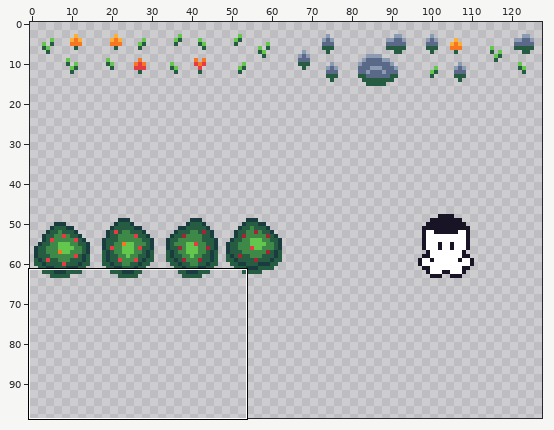
Two versions of one pixel-art file, assets/tiles/ground/decor.aseprite. The first picture is a wide view before the edit; the outline marks the close-up.
Close-up. Before:
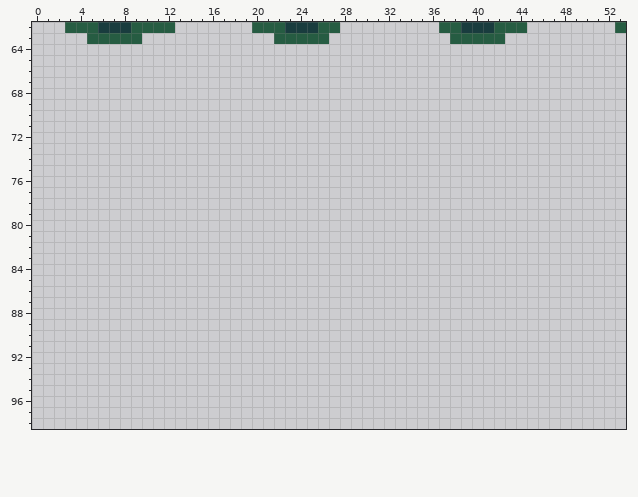
128x128 pixels, 1 frame. Shown: x 0..53, y 62..98. The wide view leaves out empty margins.
After the commit:
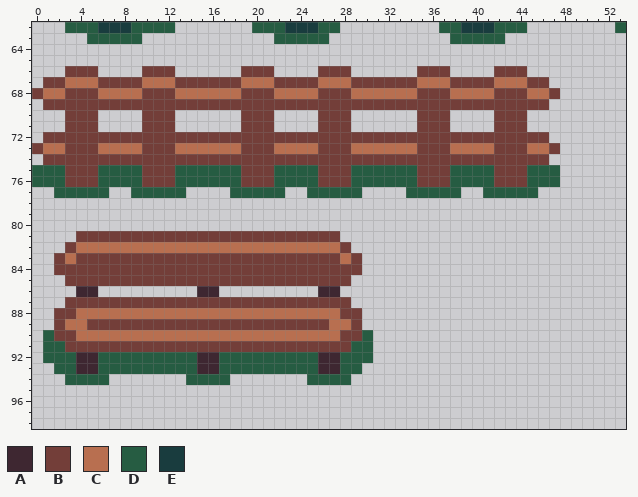
Palette (. is transparent): A #3e2731  B #733e39  C #b86f50  D #265c42  E #193c3e
From old to new:
Changed rows in their new state; - is an unchanged pixel.
Layer "decorations":
first column x 0:
66 ---BBB----BBB------BBB----BBB------BBB----BBB---
67 -BBCCCBBBBCCCBBBBBBCCCBBBBCCCBBBBBBCCCBBBBCCCBB-
68 BCCBBBCCCCBBBCCCCCCBBBCCCCBBBCCCCCCBBBCCCCBBBCCB
69 -BBBBBBBBBBBBBBBBBBBBBBBBBBBBBBBBBBBBBBBBBBBBBB-
70 ---BBB----BBB------BBB----BBB------BBB----BBB---
71 ---BBB----BBB------BBB----BBB------BBB----BBB---
72 -BBBBBBBBBBBBBBBBBBBBBBBBBBBBBBBBBBBBBBBBBBBBBB-
73 BCCBBBCCCCBBBCCCCCCBBBCCCCBBBCCCCCCBBBCCCCBBBCCB
74 -BBBBBBBBBBBBBBBBBBBBBBBBBBBBBBBBBBBBBBBBBBBBBB-
75 DDDBBBDDDDBBBDDDDDDBBBDDDDBBBDDDDDDBBBDDDDBBBDDD
76 DDDBBBDDDDBBBDDDDDDBBBDDDDBBBDDDDDDBBBDDDDBBBDDD
77 --DDDDD--DDDDD----DDDDD--DDDDD----DDDDD--DDDDD--
first column x 1:
81 ---BBBBBBBBBBBBBBBBBBBBBBBB---
82 --BCCCCCCCCCCCCCCCCCCCCCCCCB--
83 -BCBBBBBBBBBBBBBBBBBBBBBBBBCB-
84 -BBBBBBBBBBBBBBBBBBBBBBBBBBBB-
85 --BBBBBBBBBBBBBBBBBBBBBBBBBB--
86 ---AA---------AA---------AA---
87 --BBBBBBBBBBBBBBBBBBBBBBBBBB--
88 -BBCCCCCCCCCCCCCCCCCCCCCCCCBB-
89 -BCCBBBBBBBBBBBBBBBBBBBBBBCCB-
90 DBBCCCCCCCCCCCCCCCCCCCCCCCCBBD
91 DDBBBBBBBBBBBBBBBBBBBBBBBBBBDD
92 DDDAADDDDDDDDDAADDDDDDDDDAADDD
93 -DDAADDDDDDDDDAADDDDDDDDDAADD-
94 --DDDD-------DDDD-------DDDD--
Pixel boxes of the changes (left, top, right, bottom) in both close-ups:
added: (32, 66, 560, 385)
